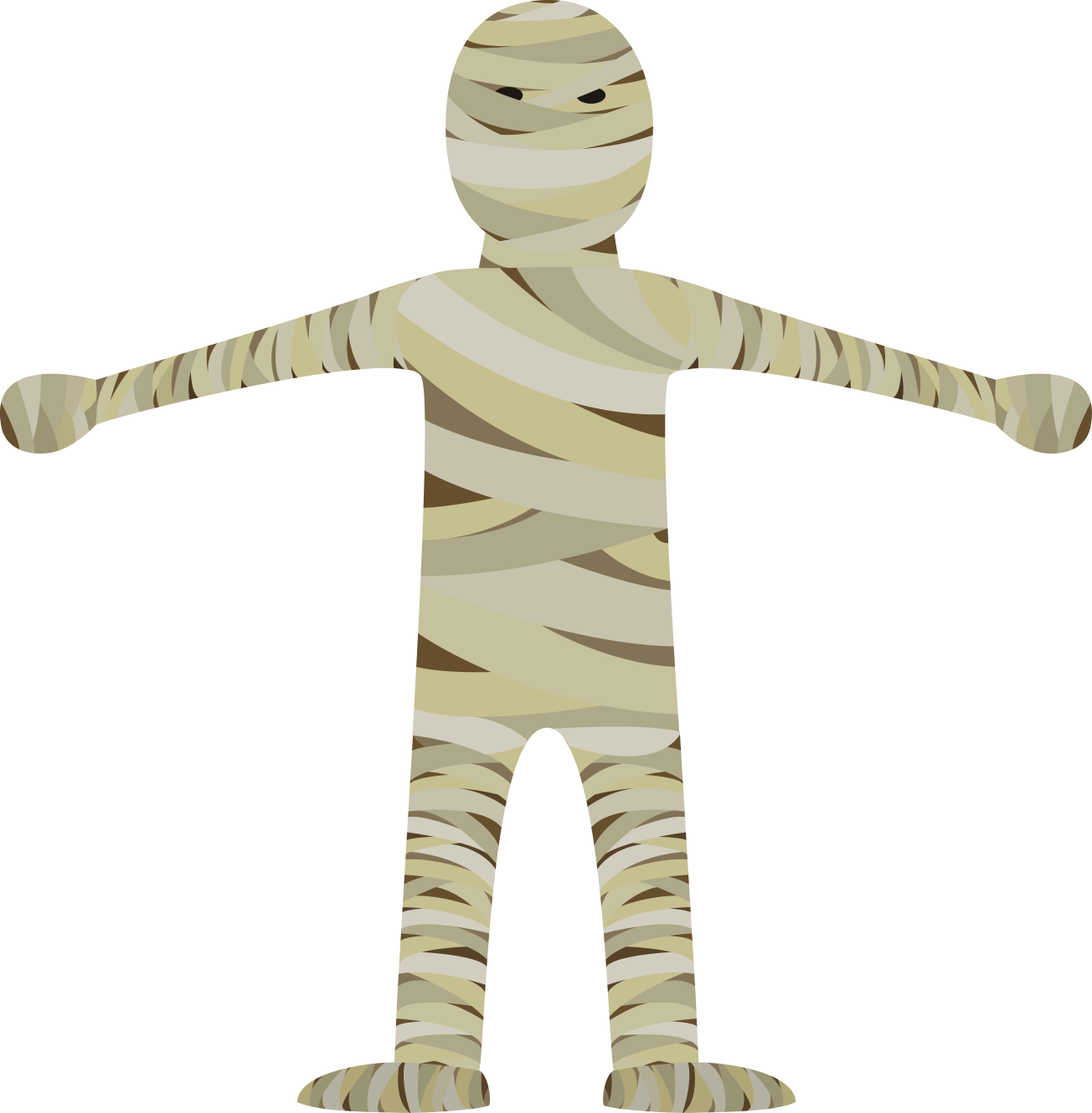
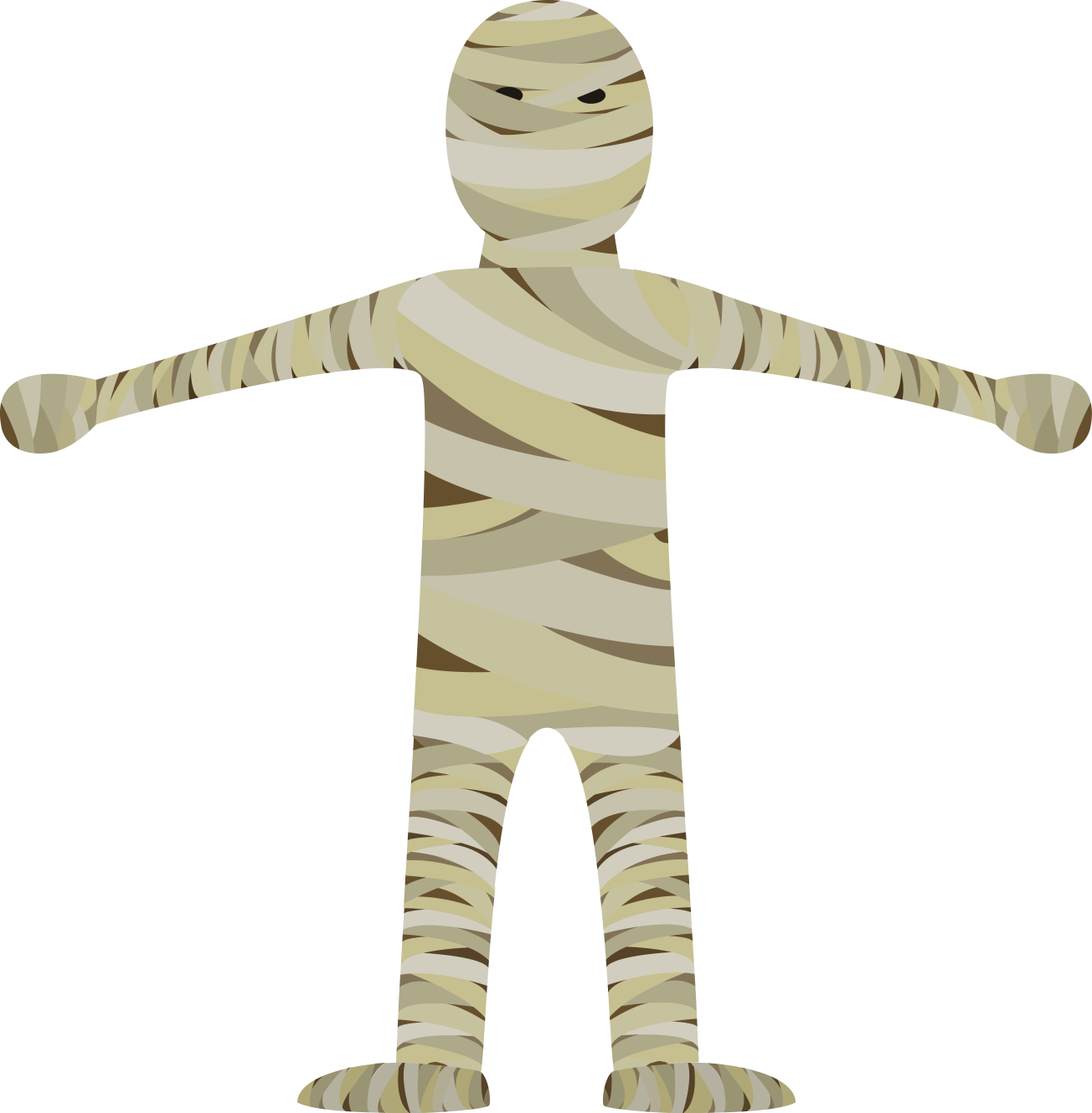
The second 1092 x 1113 image is a revision of the first. Changes to its layers:
added group "Torso" with 2 layers above "Right Foot" over [411, 89, 653, 757]
moved "Live Paint" (1st of 9, in "Torso") into group "Torso" over [411, 89, 653, 757]
removed group "Right Leg" (5 layers) over [599, 852, 797, 1113]
added group "Right Foot" with 1 layers above "Left Foot" over [602, 1063, 797, 1113]
moved "<Group>" (2nd of 13, in "Right Foot") into group "Right Foot", painted on it over [599, 852, 797, 1113]
removed group "Left Leg" (5 layers) over [297, 735, 530, 1113]
added group "Right Lower Leg" with 5 layers above "Right Upper Leg" over [599, 852, 700, 1110]
moved "Live Paint" (2nd of 9, in "Right Lower Leg") into group "Right Lower Leg" over [609, 852, 692, 1099]
moved "Live Paint" (3rd of 9, in "Right Lower Leg") into group "Right Lower Leg" over [613, 852, 700, 1110]
added layer "<Path> + <Path> + <Path> + <Path> + <Path> + <Path> + <Path> + <Path> + <Path> …" (1st of 4, in "Right Lower Leg") in group "Right Lower Leg" over [599, 852, 700, 1072]
moved "Live Paint" (4th of 9, in "Right Upper Leg") into group "Right Upper Leg" over [455, 737, 690, 940]
renamed "Body" to "Live Paint", moved it into group "Right Upper Leg" over [411, 89, 653, 757]
added group "Left Lower Leg" with 5 layers above "Left Upper Leg" over [395, 853, 496, 1111]
renamed "<Group>" to "<Path> + <Path> + <Path> + <Path> + <Path> + <Path> + <Path> + <Path> + <Path> …", moved it into group "Left Lower Leg", painted on it over [395, 735, 665, 1073]
added group "Left Upper Leg" with 6 layers above "Right Arm" over [403, 735, 530, 940]
added group "Live Paint" (8th of 9, in "Left Upper Leg") with 2 layers in group "Left Upper Leg" over [403, 735, 491, 940]
renamed "<Group>" to "<Path> + <Path> + <Path> + <Path> + <Path> + <Path> + <Path> + <Path> + <Path> …", moved it into group "Left Upper Leg", painted on it over [297, 735, 530, 1113]
…and 14 more changes (13 added, 1 painted)
